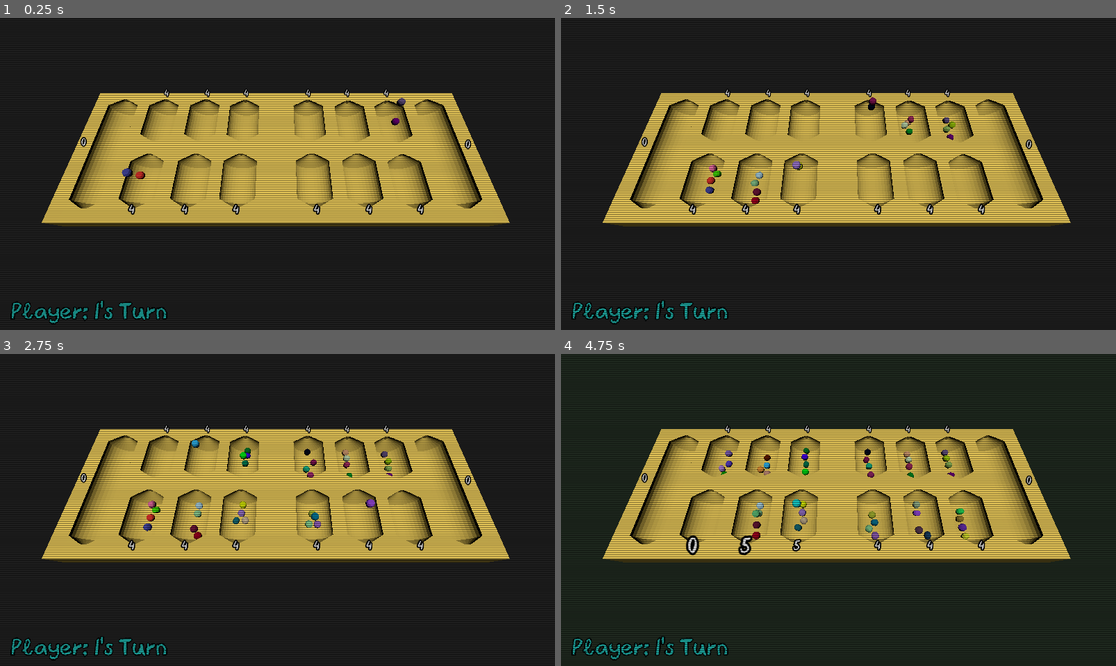
Above: before the commit, frames 1-4 (two rows, left to right).
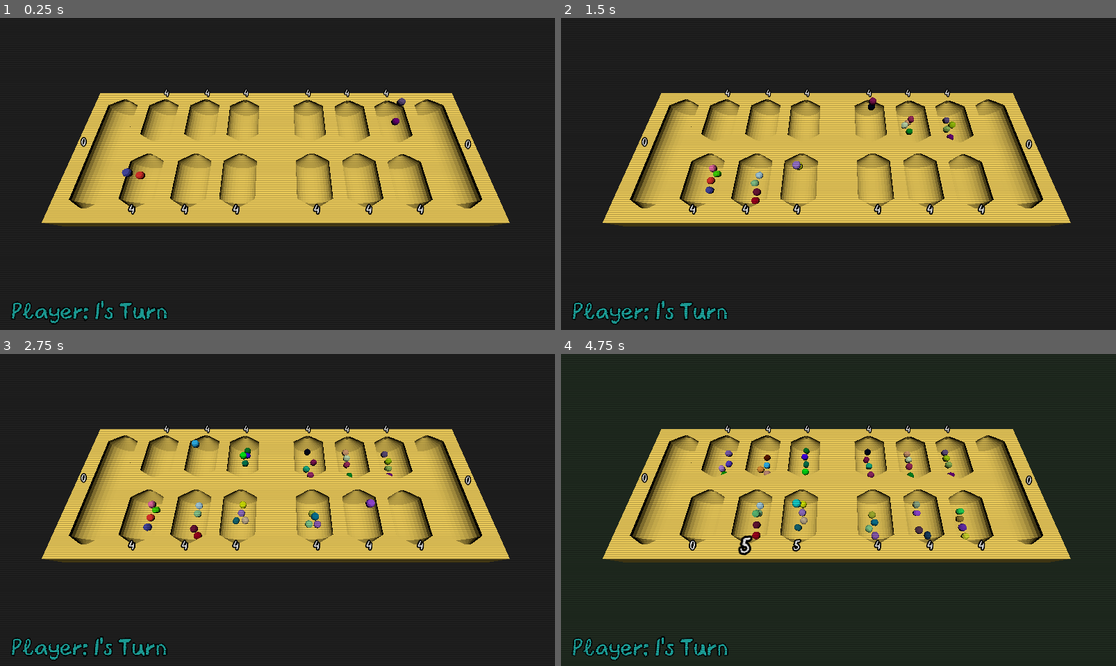
Above: after the commit, the same moments.

Repository: sym-z/3d-mancala
Game: Godot game, scene res://scenes/sample_scene.tscn
Two runs of this game, one before a commit and one after it. Both use one fixed random seed, a clock stepped at 60 frames per second and the inputs below.
Inputs:
- Up to frame 1 (0.25 s): no input
- Up to frame 2 (1.5 s): hold Right (ui_right) 0.53-1.28 s; hold Space (ui_select) 0.53-1.28 s; hold Left (ui_left) from 1.28 s (still down); tap Space (ui_select) at 1.35 s
- Up to frame 3 (2.75 s): tap Space (ui_select) at 1.52, 1.82 s; release Left (ui_left) at 2.03 s; hold Right (ui_right) from 2.03 s (still down); hold Space (ui_select) from 2.03 s (still down)
- Up to frame 4 (4.75 s): release Space (ui_select) at 2.78 s; tap Space (ui_select) at 2.85, 3.02, 3.32, 4.35, 4.52 s; release Right (ui_right) at 3.53 s; hold Space (ui_select) 3.53-4.28 s; hold Left (ui_left) from 3.53 s (still down)

The runs differ from the first frame. In frame 1, 15% of the frame differs, in the area x 1-92%, y 23-98%; in frame 2, 15%; in frame 3, 15%, in the area x 1-92%, y 23-99%; in frame 4, 15%.

Commit message:
shader juice

Diff:
--- a/src/scenes/bank_label.gd
+++ b/src/scenes/bank_label.gd
@@ -11,7 +11,7 @@
 
 func assign_label(amt : int):
 	text = "%d" % amt
-	bulge()
+	#bulge()
 
 func bulge():
 	var tween : Tween = get_tree().create_tween()
--- a/src/scenes/crt_filter.tscn
+++ b/src/scenes/crt_filter.tscn
@@ -7,7 +7,7 @@
 shader_parameter/contrast = 0.75
 shader_parameter/scanline_frequency = 3.0
 shader_parameter/banding_strength = 0.012
-shader_parameter/transparancy = 0.9
+shader_parameter/transparancy = 0.55
 
 [node name="CanvasLayer" type="CanvasLayer" unique_id=893820042]
 layer = 2
--- a/src/scenes/level_script.gd
+++ b/src/scenes/level_script.gd
@@ -37,6 +37,7 @@
 
 @export_category("Game Modifiers")
 @export var spread_delay : float = 0.5
+
 func _ready():
 	arrow_pointer.global_position = p1_marker_banks[selected_bank].global_position
 	arrow_pointer.visible = false
@@ -216,7 +217,8 @@
 			print("EXTRA TURN")
 			extra_turn.emit()
 			allow_input = true
-			#TODO HANDLE EXTRA TURN LOGIC
+			check_endgame()
+
 		# Landed on own side
 		# You can only capture if you land on "your" side and that is the only piece in there now
 		elif final_bank_num < NUM_BANKS:
@@ -228,10 +230,6 @@
 		# Landed in other player's side
 		else:
 			await swap_turn()
-
-		#print("PLAYER ", curr_turn, " TURN DONE")
-		#print("SELECTED BANK: ", selected_bank)
-		#print("Final Bank Global: ", final_bank_num)
 	else:
 		print("NO PIECES IN SELECTED BANK")
 
--- a/src/scenes/sample_scene.tscn
+++ b/src/scenes/sample_scene.tscn
@@ -7,6 +7,7 @@
 [ext_resource type="Script" uid="uid://b3hl5psd3m3ob" path="res://scripts/placement_marker.gd" id="5_kg8jk"]
 [ext_resource type="Texture2D" uid="uid://ms4b8vqdfki" path="res://assets/sprites/arrow.png" id="6_6idux"]
 [ext_resource type="PackedScene" uid="uid://ckyorgxr70rcw" path="res://scenes/bank_label.tscn" id="7_oiwk8"]
+[ext_resource type="Shader" uid="uid://bqwnk8qat15h" path="res://wiggle.gdshader" id="8_6idux"]
 [ext_resource type="Script" uid="uid://di852yft7dld3" path="res://scripts/player_turn_label.gd" id="8_76x20"]
 [ext_resource type="FontFile" uid="uid://c4cxtyqn866dk" path="res://CrayonLibre-BLVel.otf" id="8_udu4s"]
 [ext_resource type="Script" uid="uid://cmeo1f1fxiya6" path="res://scripts/extra_turn_notif.gd" id="9_1o07t"]
@@ -36,6 +37,18 @@
 ambient_light_sky_contribution = 0.0
 ambient_light_energy = 0.0
 reflected_light_source = 1
+
+[sub_resource type="ShaderMaterial" id="ShaderMaterial_oiwk8"]
+shader = ExtResource("8_6idux")
+shader_parameter/speed = 0.005
+
+[sub_resource type="ShaderMaterial" id="ShaderMaterial_6idux"]
+shader = ExtResource("8_6idux")
+shader_parameter/speed = 0.005
+
+[sub_resource type="ShaderMaterial" id="ShaderMaterial_s5ll8"]
+shader = ExtResource("8_6idux")
+shader_parameter/speed = 0.005
 
 [node name="Sample Level" type="Node3D" unique_id=202412583 node_paths=PackedStringArray("p1_marker_banks", "p2_marker_banks", "p1_marker_home", "p2_marker_home", "arrow_pointer", "p1_cam", "p2_cam")]
 script = ExtResource("1_jddra")
@@ -138,6 +151,7 @@
 
 [node name="P1_1" parent="Bank Labels" unique_id=554239070 node_paths=PackedStringArray("bank_reference") instance=ExtResource("7_oiwk8")]
 transform = Transform3D(1, 0, 0, 0, 1, 0, 0, 0, 1, -1.931565, 0.33497983, 1.0933871)
+texture_filter = 0
 bank_reference = NodePath("../../Placement Markers/P1_1")
 
 [node name="P1_2" parent="Bank Labels" unique_id=1778548124 node_paths=PackedStringArray("bank_reference") instance=ExtResource("7_oiwk8")]
@@ -218,6 +232,7 @@
 layout_mode = 2
 
 [node name="Player Turn Label" type="Label" parent="CanvasLayer/Control/MarginContainer/VBoxContainer" unique_id=1869901986 node_paths=PackedStringArray("level")]
+material = SubResource("ShaderMaterial_oiwk8")
 layout_mode = 2
 theme_override_colors/font_outline_color = Color(0, 0, 0, 1)
 theme_override_constants/outline_size = 8
@@ -228,6 +243,7 @@
 level = NodePath("../../../../..")
 
 [node name="Extra Turn Notif" type="Label" parent="CanvasLayer/Control" unique_id=1181065889 node_paths=PackedStringArray("level")]
+material = SubResource("ShaderMaterial_6idux")
 layout_mode = 1
 anchors_preset = 7
 anchor_left = 0.5
@@ -250,6 +266,7 @@
 level = NodePath("../../..")
 
 [node name="Capture Notif" type="Label" parent="CanvasLayer/Control" unique_id=142970694 node_paths=PackedStringArray("level")]
+material = SubResource("ShaderMaterial_s5ll8")
 layout_mode = 1
 anchors_preset = 7
 anchor_left = 0.5
--- /dev/null
+++ b/src/wiggle.gdshader
@@ -0,0 +1,16 @@
+shader_type canvas_item;
+uniform float speed = 0.005;
+void vertex() {
+	// Called for every vertex the material is visible on.
+	VERTEX.x += cos(VERTEX.x*TIME*speed);
+	VERTEX.y += sin(VERTEX.y*TIME*speed);
+}
+
+void fragment() {
+	// Called for every pixel the material is visible on.
+}
+
+//void light() {
+//	// Called for every pixel for every light affecting the CanvasItem.
+//	// Uncomment to replace the default light processing function with this one.
+//}
Not shown, added: src/wiggle.gdshader.uid
